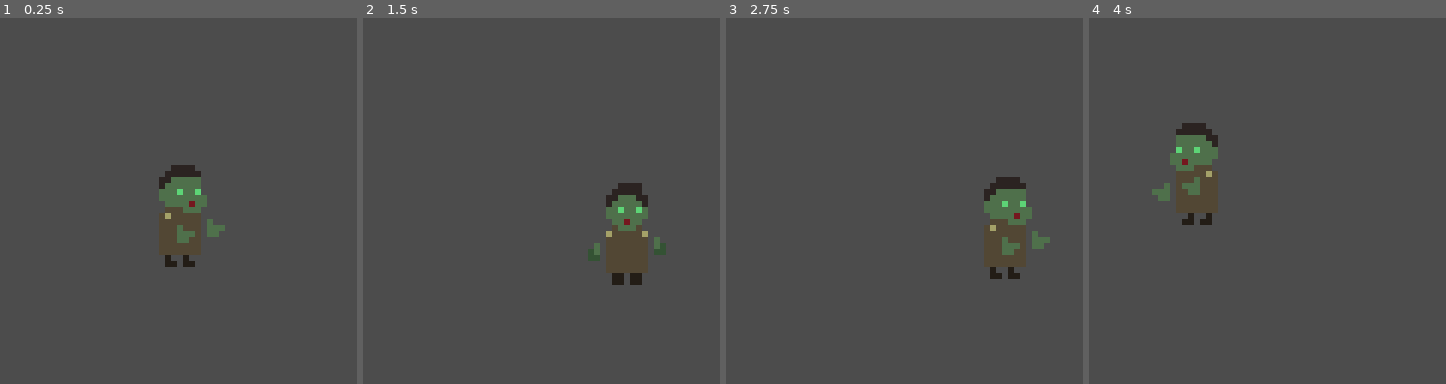
Above: before the commit, frames 1-4 (left to right).
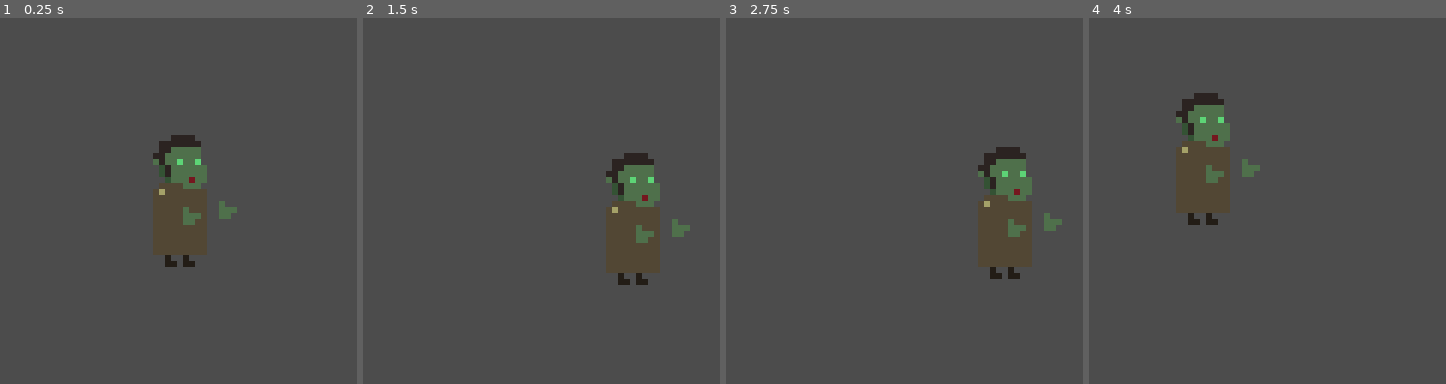
Above: after the commit, the same moments.

Repository: TeamKebab/GodotWildJam24
Game: Godot game, scene res://src/entities/characters/OrcHero.tscn
Same seed, same stepped clock (60 frames per second), same inputs: the game is played once before the commit and once after it. This scene is started directly instead of the project's main scene.
Inputs:
- Up to frame 1 (0.25 s): no input
- Up to frame 2 (1.5 s): tap Enter (ui_accept) at 0.5, 0.77, 1.25 s; hold Right (ui_right) 0.53-1.28 s; hold Down (ui_down) from 1.28 s (still down)
- Up to frame 3 (2.75 s): tap Enter (ui_accept) at 1.52 s; release Down (ui_down) at 2.03 s; hold Right (ui_right) from 2.03 s (still down)
- Up to frame 4 (4 s): release Right (ui_right) at 2.78 s; hold Up (ui_up) 2.78-3.53 s; tap Enter (ui_accept) at 3.02, 3.77 s; hold Left (ui_left) from 3.53 s (still down)

The runs differ from the first frame. In frame 1, 2.8% of the frame differs, in the area x 42-67%, y 31-62%; in frame 2, 2.9%; in frame 3, 2.8%; in frame 4, 3.2%, in the area x 17-48%, y 20-57%.

Commit message:
new hero animation

Diff:
--- a/src/entities/characters/HumanHero.tscn
+++ b/src/entities/characters/HumanHero.tscn
@@ -1,21 +1,62 @@
-[gd_scene load_steps=5 format=2]
+[gd_scene load_steps=13 format=2]
 
 [ext_resource path="res://src/entities/characters/Player.tscn" type="PackedScene" id=1]
 [ext_resource path="res://assets/sprites/hero.png" type="Texture" id=2]
+[ext_resource path="res://src/components/MeleeAttack.tscn" type="PackedScene" id=3]
+[ext_resource path="res://src/resources/animations/Hero/Idle.tres" type="Animation" id=4]
+[ext_resource path="res://src/resources/animations/Hero/Attack.tres" type="Animation" id=5]
+[ext_resource path="res://src/resources/animations/Hero/HumanLeft.tres" type="Animation" id=6]
+[ext_resource path="res://src/resources/animations/Hero/HumanRight.tres" type="Animation" id=7]
+[ext_resource path="res://src/resources/animations/Hero/HumanUp.tres" type="Animation" id=8]
+[ext_resource path="res://src/resources/animations/Hero/HumanDown.tres" type="Animation" id=9]
 
 [sub_resource type="AnimationNodeStateMachinePlayback" id=1]
 
 [sub_resource type="AnimationNodeStateMachinePlayback" id=2]
 
+[sub_resource type="CapsuleShape2D" id=3]
+radius = 7.7
+height = 10.2
+
 [node name="Player" instance=ExtResource( 1 )]
+facing_direction = "Up"
 max_hp = 3
 
 [node name="Sprite" parent="." index="2"]
 texture = ExtResource( 2 )
+region_rect = Rect2( 336, 0, 24, 24 )
+
+[node name="BabySprite" parent="." index="3"]
+region_rect = Rect2( 288, 0, 24, 24 )
+
+[node name="AttackSprite" parent="." index="4"]
+position = Vector2( -3.889, -14.457 )
+z_index = -1
+region_rect = Rect2( 48, 0, 16, 48 )
+
+[node name="AnimationPlayer" parent="." index="5"]
+anims/Attack = ExtResource( 5 )
+anims/ExtraDown = ExtResource( 9 )
+anims/ExtraLeft = ExtResource( 6 )
+anims/ExtraRight = ExtResource( 7 )
+anims/ExtraUp = ExtResource( 8 )
+anims/Idle = ExtResource( 4 )
 
 [node name="AnimationTree" parent="." index="6"]
 parameters/Action/playback = SubResource( 1 )
 parameters/Age/playback = SubResource( 2 )
+parameters/Direction/blend_position = Vector2( 0, -1 )
 
 [node name="DetectionBox" parent="." index="7"]
+visible = false
 modulate = Color( 1, 1, 1, 0.419608 )
+position = Vector2( 0, -15 )
+rotation = 1.5708
+
+[node name="Attack" parent="." index="9" instance=ExtResource( 3 )]
+position = Vector2( -1.5, 7.54324 )
+rotation = 1.5708
+collision_layer = 0
+collision_mask = 128
+shape = SubResource( 3 )
+disabled = true
--- a/src/entities/characters/Player.tscn
+++ b/src/entities/characters/Player.tscn
@@ -1,17 +1,14 @@
-[gd_scene load_steps=38 format=2]
+[gd_scene load_steps=34 format=2]
 
 [ext_resource path="res://assets/sprites/hero.png" type="Texture" id=1]
 [ext_resource path="res://src/entities/characters/Player.gd" type="Script" id=2]
 [ext_resource path="res://src/components/overlap/DetectionBox.tscn" type="PackedScene" id=3]
 [ext_resource path="res://src/components/overlap/HurtBox.tscn" type="PackedScene" id=5]
-[ext_resource path="res://src/components/MeleeAttack.tscn" type="PackedScene" id=6]
 [ext_resource path="res://assets/sprites/hero_attack.png" type="Texture" id=7]
 [ext_resource path="res://src/resources/Blend2DSpace.tres" type="AnimationNodeBlendSpace2D" id=8]
 [ext_resource path="res://src/resources/animations/Hero/Adult.tres" type="Animation" id=31]
-[ext_resource path="res://src/resources/animations/Hero/Attack.tres" type="Animation" id=32]
 [ext_resource path="res://src/resources/animations/Hero/Down.tres" type="Animation" id=33]
 [ext_resource path="res://src/resources/animations/Hero/Elder.tres" type="Animation" id=34]
-[ext_resource path="res://src/resources/animations/Hero/Idle.tres" type="Animation" id=35]
 [ext_resource path="res://src/resources/animations/Hero/Left.tres" type="Animation" id=36]
 [ext_resource path="res://src/resources/animations/Hero/Right.tres" type="Animation" id=37]
 [ext_resource path="res://src/resources/animations/Hero/Teen.tres" type="Animation" id=38]
@@ -96,16 +93,13 @@
 radius = 4.5
 height = 8.0
 
-[sub_resource type="CapsuleShape2D" id=21]
-radius = 7.7
-height = 10.2
-
 [node name="Player" type="KinematicBody2D"]
 position = Vector2( -0.111362, 5.45676 )
 collision_layer = 4
 collision_mask = 31
 script = ExtResource( 2 )
 facing_direction = "Right"
+age = "Adult"
 
 [node name="CollisionShape2D" type="CollisionShape2D" parent="."]
 position = Vector2( 0.111362, -1.45676 )
@@ -119,7 +113,7 @@
 [node name="Sprite" type="Sprite" parent="."]
 position = Vector2( 0.5, -10 )
 region_enabled = true
-region_rect = Rect2( 24, 0, 24, 24 )
+region_rect = Rect2( 48, 0, 24, 24 )
 
 [node name="BabySprite" type="Sprite" parent="."]
 visible = false
@@ -133,16 +127,13 @@
 position = Vector2( 12.1114, -12.4568 )
 texture = ExtResource( 7 )
 vframes = 3
-frame = 2
 region_enabled = true
 region_rect = Rect2( 0, 0, 16, 48 )
 
 [node name="AnimationPlayer" type="AnimationPlayer" parent="."]
 anims/Adult = ExtResource( 31 )
-anims/Attack = ExtResource( 32 )
 anims/Down = ExtResource( 33 )
 anims/Elder = ExtResource( 34 )
-anims/Idle = ExtResource( 35 )
 anims/Left = ExtResource( 36 )
 anims/Right = ExtResource( 37 )
 anims/Teen = ExtResource( 38 )
@@ -168,11 +159,3 @@
 collision_layer = 32
 collision_mask = 0
 shape = SubResource( 20 )
-
-[node name="Attack" parent="." instance=ExtResource( 6 )]
-position = Vector2( 8.11136, -6.45676 )
-collision_layer = 0
-collision_mask = 128
-shape = SubResource( 21 )
-disabled = true
-knockback_strength = 50
--- a/src/resources/animations/Hero/Down.tres
+++ b/src/resources/animations/Hero/Down.tres
@@ -51,7 +51,7 @@
 "values": [ Rect2( 192, 0, 24, 24 ) ]
 }
 tracks/4/type = "value"
-tracks/4/path = NodePath("Attack:position")
+tracks/4/path = NodePath("AttackSprite:region_rect")
 tracks/4/interp = 1
 tracks/4/loop_wrap = true
 tracks/4/imported = false
@@ -60,10 +60,10 @@
 "times": PoolRealArray( 0 ),
 "transitions": PoolRealArray( 1 ),
 "update": 0,
-"values": [ Vector2( -1.5, 7.54324 ) ]
+"values": [ Rect2( 32, 0, 16, 48 ) ]
 }
 tracks/5/type = "value"
-tracks/5/path = NodePath("Attack:rotation_degrees")
+tracks/5/path = NodePath("AttackSprite:position")
 tracks/5/interp = 1
 tracks/5/loop_wrap = true
 tracks/5/imported = false
@@ -72,10 +72,10 @@
 "times": PoolRealArray( 0 ),
 "transitions": PoolRealArray( 1 ),
 "update": 0,
-"values": [ 90.0 ]
+"values": [ Vector2( 2.11136, 0.54324 ) ]
 }
 tracks/6/type = "value"
-tracks/6/path = NodePath("AttackSprite:region_rect")
+tracks/6/path = NodePath("AttackSprite:z_index")
 tracks/6/interp = 1
 tracks/6/loop_wrap = true
 tracks/6/imported = false
@@ -83,11 +83,11 @@
 tracks/6/keys = {
 "times": PoolRealArray( 0 ),
 "transitions": PoolRealArray( 1 ),
-"update": 0,
-"values": [ Rect2( 32, 0, 16, 48 ) ]
+"update": 1,
+"values": [ 0 ]
 }
 tracks/7/type = "value"
-tracks/7/path = NodePath("AttackSprite:position")
+tracks/7/path = NodePath(".:facing_direction")
 tracks/7/interp = 1
 tracks/7/loop_wrap = true
 tracks/7/imported = false
@@ -95,30 +95,6 @@
 tracks/7/keys = {
 "times": PoolRealArray( 0 ),
 "transitions": PoolRealArray( 1 ),
-"update": 0,
-"values": [ Vector2( 2.11136, 0.54324 ) ]
-}
-tracks/8/type = "value"
-tracks/8/path = NodePath("AttackSprite:z_index")
-tracks/8/interp = 1
-tracks/8/loop_wrap = true
-tracks/8/imported = false
-tracks/8/enabled = true
-tracks/8/keys = {
-"times": PoolRealArray( 0 ),
-"transitions": PoolRealArray( 1 ),
-"update": 1,
-"values": [ 0 ]
-}
-tracks/9/type = "value"
-tracks/9/path = NodePath(".:facing_direction")
-tracks/9/interp = 1
-tracks/9/loop_wrap = true
-tracks/9/imported = false
-tracks/9/enabled = true
-tracks/9/keys = {
-"times": PoolRealArray( 0 ),
-"transitions": PoolRealArray( 1 ),
 "update": 1,
 "values": [ "Down" ]
 }
--- /dev/null
+++ b/src/resources/animations/Hero/HumanDown.tres
@@ -0,0 +1,29 @@
+[gd_resource type="Animation" format=2]
+
+[resource]
+resource_name = "ExtraDown"
+length = 0.1
+tracks/0/type = "value"
+tracks/0/path = NodePath("Attack:position")
+tracks/0/interp = 1
+tracks/0/loop_wrap = true
+tracks/0/imported = false
+tracks/0/enabled = true
+tracks/0/keys = {
+"times": PoolRealArray( 0 ),
+"transitions": PoolRealArray( 1 ),
+"update": 0,
+"values": [ Vector2( -1.5, 7.54324 ) ]
+}
+tracks/1/type = "value"
+tracks/1/path = NodePath("Attack:rotation_degrees")
+tracks/1/interp = 1
+tracks/1/loop_wrap = true
+tracks/1/imported = false
+tracks/1/enabled = true
+tracks/1/keys = {
+"times": PoolRealArray( 0 ),
+"transitions": PoolRealArray( 1 ),
+"update": 0,
+"values": [ 90.0 ]
+}
--- /dev/null
+++ b/src/resources/animations/Hero/HumanLeft.tres
@@ -0,0 +1,29 @@
+[gd_resource type="Animation" format=2]
+
+[resource]
+resource_name = "ExtraLeft"
+length = 0.1
+tracks/0/type = "value"
+tracks/0/path = NodePath("Attack:position")
+tracks/0/interp = 1
+tracks/0/loop_wrap = true
+tracks/0/imported = false
+tracks/0/enabled = true
+tracks/0/keys = {
+"times": PoolRealArray( 0 ),
+"transitions": PoolRealArray( 1 ),
+"update": 0,
+"values": [ Vector2( -12.8886, -6.45676 ) ]
+}
+tracks/1/type = "value"
+tracks/1/path = NodePath("Attack:rotation_degrees")
+tracks/1/interp = 1
+tracks/1/loop_wrap = true
+tracks/1/imported = false
+tracks/1/enabled = true
+tracks/1/keys = {
+"times": PoolRealArray( 0 ),
+"transitions": PoolRealArray( 1 ),
+"update": 0,
+"values": [ 0.0 ]
+}
--- /dev/null
+++ b/src/resources/animations/Hero/HumanRight.tres
@@ -0,0 +1,29 @@
+[gd_resource type="Animation" format=2]
+
+[resource]
+resource_name = "ExtraRight"
+length = 0.1
+tracks/0/type = "value"
+tracks/0/path = NodePath("Attack:position")
+tracks/0/interp = 1
+tracks/0/loop_wrap = true
+tracks/0/imported = false
+tracks/0/enabled = true
+tracks/0/keys = {
+"times": PoolRealArray( 0 ),
+"transitions": PoolRealArray( 1 ),
+"update": 0,
+"values": [ Vector2( 8.11136, -6.45676 ) ]
+}
+tracks/1/type = "value"
+tracks/1/path = NodePath("Attack:rotation_degrees")
+tracks/1/interp = 1
+tracks/1/loop_wrap = true
+tracks/1/imported = false
+tracks/1/enabled = true
+tracks/1/keys = {
+"times": PoolRealArray( 0 ),
+"transitions": PoolRealArray( 1 ),
+"update": 0,
+"values": [ 0.0 ]
+}
--- /dev/null
+++ b/src/resources/animations/Hero/HumanUp.tres
@@ -0,0 +1,29 @@
+[gd_resource type="Animation" format=2]
+
+[resource]
+resource_name = "ExtraUp"
+length = 0.1
+tracks/0/type = "value"
+tracks/0/path = NodePath("Attack:position")
+tracks/0/interp = 1
+tracks/0/loop_wrap = true
+tracks/0/imported = false
+tracks/0/enabled = true
+tracks/0/keys = {
+"times": PoolRealArray( 0 ),
+"transitions": PoolRealArray( 1 ),
+"update": 0,
+"values": [ Vector2( -1.5, -11.4568 ) ]
+}
+tracks/1/type = "value"
+tracks/1/path = NodePath("Attack:rotation_degrees")
+tracks/1/interp = 1
+tracks/1/loop_wrap = true
+tracks/1/imported = false
+tracks/1/enabled = true
+tracks/1/keys = {
+"times": PoolRealArray( 0 ),
+"transitions": PoolRealArray( 1 ),
+"update": 0,
+"values": [ 90.0 ]
+}
--- a/src/resources/animations/Hero/Left.tres
+++ b/src/resources/animations/Hero/Left.tres
@@ -51,7 +51,7 @@
 "values": [ 0 ]
 }
 tracks/4/type = "value"
-tracks/4/path = NodePath("Attack:position")
+tracks/4/path = NodePath("AttackSprite:region_rect")
 tracks/4/interp = 1
 tracks/4/loop_wrap = true
 tracks/4/imported = false
@@ -60,10 +60,10 @@
 "times": PoolRealArray( 0 ),
 "transitions": PoolRealArray( 1 ),
 "update": 0,
-"values": [ Vector2( -12.8886, -6.45676 ) ]
+"values": [ Rect2( 16, 0, 16, 48 ) ]
 }
 tracks/5/type = "value"
-tracks/5/path = NodePath("Attack:rotation_degrees")
+tracks/5/path = NodePath("AttackSprite:position")
 tracks/5/interp = 1
 tracks/5/loop_wrap = true
 tracks/5/imported = false
@@ -72,10 +72,10 @@
 "times": PoolRealArray( 0 ),
 "transitions": PoolRealArray( 1 ),
 "update": 0,
-"values": [ 0.0 ]
+"values": [ Vector2( -13.8886, -12.4568 ) ]
 }
 tracks/6/type = "value"
-tracks/6/path = NodePath("AttackSprite:region_rect")
+tracks/6/path = NodePath("AttackSprite:z_index")
 tracks/6/interp = 1
 tracks/6/loop_wrap = true
 tracks/6/imported = false
@@ -83,11 +83,11 @@
 tracks/6/keys = {
 "times": PoolRealArray( 0 ),
 "transitions": PoolRealArray( 1 ),
-"update": 0,
-"values": [ Rect2( 16, 0, 16, 48 ) ]
+"update": 1,
+"values": [ 0 ]
 }
 tracks/7/type = "value"
-tracks/7/path = NodePath("AttackSprite:position")
+tracks/7/path = NodePath(".:facing_direction")
 tracks/7/interp = 1
 tracks/7/loop_wrap = true
 tracks/7/imported = false
@@ -95,30 +95,6 @@
 tracks/7/keys = {
 "times": PoolRealArray( 0 ),
 "transitions": PoolRealArray( 1 ),
-"update": 0,
-"values": [ Vector2( -13.8886, -12.4568 ) ]
-}
-tracks/8/type = "value"
-tracks/8/path = NodePath("AttackSprite:z_index")
-tracks/8/interp = 1
-tracks/8/loop_wrap = true
-tracks/8/imported = false
-tracks/8/enabled = true
-tracks/8/keys = {
-"times": PoolRealArray( 0 ),
-"transitions": PoolRealArray( 1 ),
-"update": 1,
-"values": [ 0 ]
-}
-tracks/9/type = "value"
-tracks/9/path = NodePath(".:facing_direction")
-tracks/9/interp = 1
-tracks/9/loop_wrap = true
-tracks/9/imported = false
-tracks/9/enabled = true
-tracks/9/keys = {
-"times": PoolRealArray( 0 ),
-"transitions": PoolRealArray( 1 ),
 "update": 1,
 "values": [ "Left" ]
 }
--- a/src/resources/animations/Hero/Right.tres
+++ b/src/resources/animations/Hero/Right.tres
@@ -51,7 +51,7 @@
 "values": [ 0 ]
 }
 tracks/4/type = "value"
-tracks/4/path = NodePath("Attack:position")
+tracks/4/path = NodePath("AttackSprite:region_rect")
 tracks/4/interp = 1
 tracks/4/loop_wrap = true
 tracks/4/imported = false
@@ -60,10 +60,10 @@
 "times": PoolRealArray( 0 ),
 "transitions": PoolRealArray( 1 ),
 "update": 0,
-"values": [ Vector2( 8.11136, -6.45676 ) ]
+"values": [ Rect2( 0, 0, 16, 48 ) ]
 }
 tracks/5/type = "value"
-tracks/5/path = NodePath("Attack:rotation_degrees")
+tracks/5/path = NodePath("AttackSprite:position")
 tracks/5/interp = 1
 tracks/5/loop_wrap = true
 tracks/5/imported = false
@@ -72,10 +72,10 @@
 "times": PoolRealArray( 0 ),
 "transitions": PoolRealArray( 1 ),
 "update": 0,
-"values": [ 0.0 ]
+"values": [ Vector2( 12.1114, -12.4568 ) ]
 }
 tracks/6/type = "value"
-tracks/6/path = NodePath("AttackSprite:region_rect")
+tracks/6/path = NodePath("AttackSprite:z_index")
 tracks/6/interp = 1
 tracks/6/loop_wrap = true
 tracks/6/imported = false
@@ -83,11 +83,11 @@
 tracks/6/keys = {
 "times": PoolRealArray( 0 ),
 "transitions": PoolRealArray( 1 ),
-"update": 0,
-"values": [ Rect2( 0, 0, 16, 48 ) ]
+"update": 1,
+"values": [ 0 ]
 }
 tracks/7/type = "value"
-tracks/7/path = NodePath("AttackSprite:position")
+tracks/7/path = NodePath(".:facing_direction")
 tracks/7/interp = 1
 tracks/7/loop_wrap = true
 tracks/7/imported = false
@@ -95,30 +95,6 @@
 tracks/7/keys = {
 "times": PoolRealArray( 0 ),
 "transitions": PoolRealArray( 1 ),
-"update": 0,
-"values": [ Vector2( 12.1114, -12.4568 ) ]
-}
-tracks/8/type = "value"
-tracks/8/path = NodePath("AttackSprite:z_index")
-tracks/8/interp = 1
-tracks/8/loop_wrap = true
-tracks/8/imported = false
-tracks/8/enabled = true
-tracks/8/keys = {
-"times": PoolRealArray( 0 ),
-"transitions": PoolRealArray( 1 ),
-"update": 1,
-"values": [ 0 ]
-}
-tracks/9/type = "value"
-tracks/9/path = NodePath(".:facing_direction")
-tracks/9/interp = 1
-tracks/9/loop_wrap = true
-tracks/9/imported = false
-tracks/9/enabled = true
-tracks/9/keys = {
-"times": PoolRealArray( 0 ),
-"transitions": PoolRealArray( 1 ),
 "update": 1,
 "values": [ "Right" ]
 }
--- a/src/resources/animations/Hero/Up.tres
+++ b/src/resources/animations/Hero/Up.tres
@@ -12,7 +12,7 @@
 "times": PoolRealArray( 0 ),
 "transitions": PoolRealArray( 1 ),
 "update": 0,
-"values": [ Vector2( -1, -12 ) ]
+"values": [ Vector2( 0, -15 ) ]
 }
 tracks/1/type = "value"
 tracks/1/path = NodePath("DetectionBox:rotation_degrees")
@@ -51,7 +51,7 @@
 "values": [ 0 ]
 }
 tracks/4/type = "value"
-tracks/4/path = NodePath("Attack:position")
+tracks/4/path = NodePath("AttackSprite:region_rect")
 tracks/4/interp = 1
 tracks/4/loop_wrap = true
 tracks/4/imported = false
@@ -60,10 +60,10 @@
 "times": PoolRealArray( 0 ),
 "transitions": PoolRealArray( 1 ),
 "update": 0,
-"values": [ Vector2( -1.5, -11.4568 ) ]
+"values": [ Rect2( 48, 0, 16, 48 ) ]
 }
 tracks/5/type = "value"
-tracks/5/path = NodePath("Attack:rotation_degrees")
+tracks/5/path = NodePath("AttackSprite:position")
 tracks/5/interp = 1
 tracks/5/loop_wrap = true
 tracks/5/imported = false
@@ -72,10 +72,10 @@
 "times": PoolRealArray( 0 ),
 "transitions": PoolRealArray( 1 ),
 "update": 0,
-"values": [ 90.0 ]
+"values": [ Vector2( -3.889, -14.457 ) ]
 }
 tracks/6/type = "value"
-tracks/6/path = NodePath("AttackSprite:region_rect")
+tracks/6/path = NodePath("AttackSprite:z_index")
 tracks/6/interp = 1
 tracks/6/loop_wrap = true
 tracks/6/imported = false
@@ -83,11 +83,11 @@
 tracks/6/keys = {
 "times": PoolRealArray( 0 ),
 "transitions": PoolRealArray( 1 ),
-"update": 0,
-"values": [ Rect2( 48, 0, 16, 48 ) ]
+"update": 1,
+"values": [ -1 ]
 }
 tracks/7/type = "value"
-tracks/7/path = NodePath("AttackSprite:position")
+tracks/7/path = NodePath(".:facing_direction")
 tracks/7/interp = 1
 tracks/7/loop_wrap = true
 tracks/7/imported = false
@@ -95,30 +95,6 @@
 tracks/7/keys = {
 "times": PoolRealArray( 0 ),
 "transitions": PoolRealArray( 1 ),
-"update": 0,
-"values": [ Vector2( -3.889, -14.457 ) ]
-}
-tracks/8/type = "value"
-tracks/8/path = NodePath("AttackSprite:z_index")
-tracks/8/interp = 1
-tracks/8/loop_wrap = true
-tracks/8/imported = false
-tracks/8/enabled = true
-tracks/8/keys = {
-"times": PoolRealArray( 0 ),
-"transitions": PoolRealArray( 1 ),
-"update": 1,
-"values": [ -1 ]
-}
-tracks/9/type = "value"
-tracks/9/path = NodePath(".:facing_direction")
-tracks/9/interp = 1
-tracks/9/loop_wrap = true
-tracks/9/imported = false
-tracks/9/enabled = true
-tracks/9/keys = {
-"times": PoolRealArray( 0 ),
-"transitions": PoolRealArray( 1 ),
 "update": 1,
 "values": [ "Up" ]
 }
